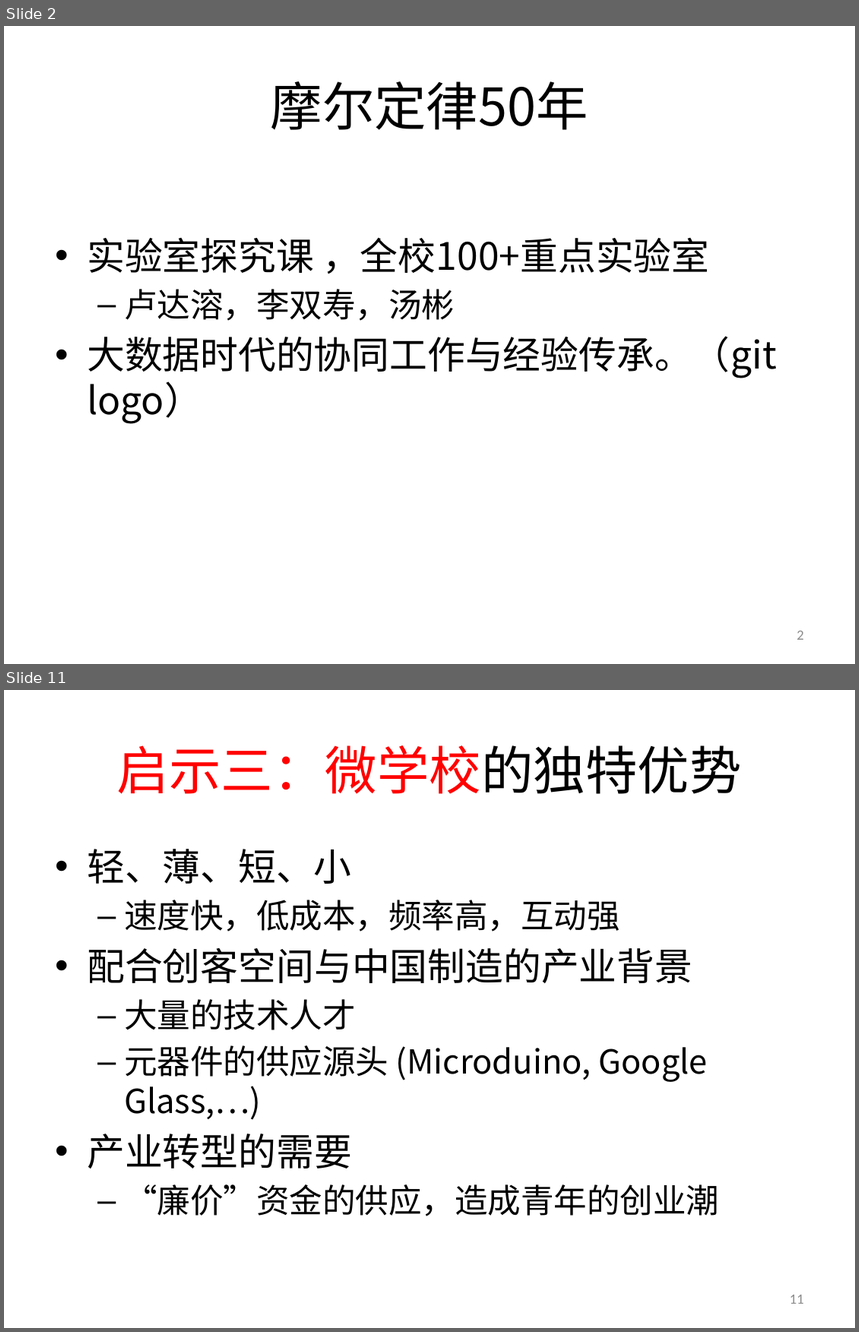
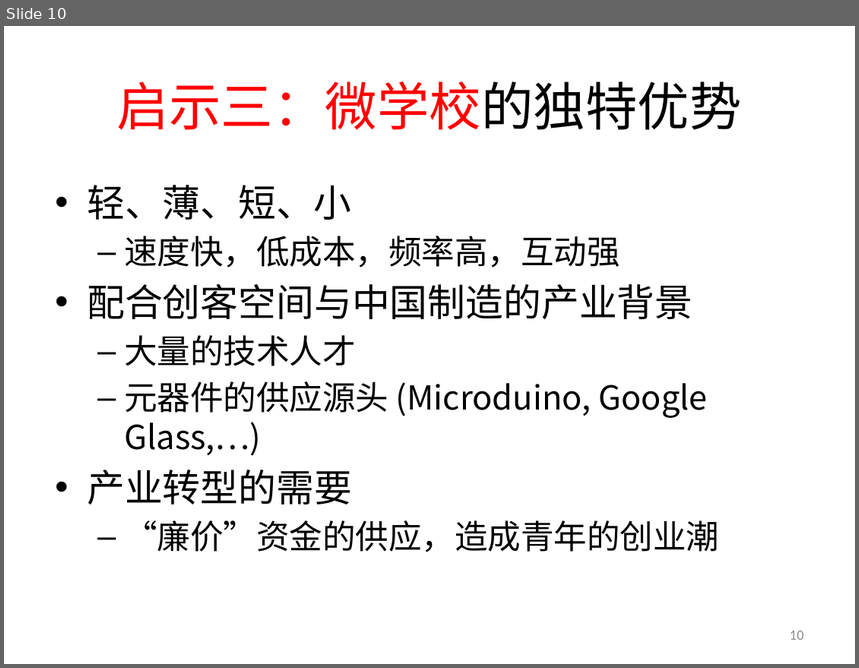
Before and after one commit to woodyme/2014JanXLP, a slide deck: 课程方案/XLP_WorkFLow_CHN.pptx. Shown one above the other, each under a label of ours: slides 2 and 11 before the commit, slide 10 after it; the slides between them are not shown. The pictures are 859x1332 and 859x668 pixels, drawn with LibreOffice and Linux fonts; fonts in the diff are those of the drawing; background and template pictures are left out. Boxes give left, top, right and bottom in pixels: in the first picture for what was removed or moved away, otherwise in the second. Text is boxed around its words. In the diff, an @@ line names an element or a change of style, - is before the commit and + after.

```diff
--- a/课程方案/XLP_WorkFLow_CHN.pptx
+++ b/课程方案/XLP_WorkFLow_CHN.pptx
@@ slide 2 removed at (x1=4, y1=26, x2=855, y2=664), background #FFFFFF @@
@@ title removed at (x1=271, y1=81, x2=589, y2=130) @@
-摩尔定律50年
@@ text removed at (x1=87, y1=238, x2=777, y2=424) @@
-• 实验室探究课 ，全校100+重点实验室
-  – 卢达溶，李双寿，汤彬
-• 大数据时代的协同工作与经验传承。（git logo）
@@ page number removed at (x1=797, y1=631, x2=804, y2=640) @@
-2
@@ what was slide 11 is now slide 10 @@
@@ page number at (x1=790, y1=631, x2=804, y2=640): text changed @@
-11
+10
```
Also in this commit, not shown: 11 slides changed.
